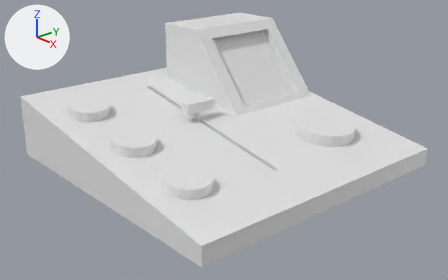
A saved change to the Blender file Blender Assets/control_panel.blend.
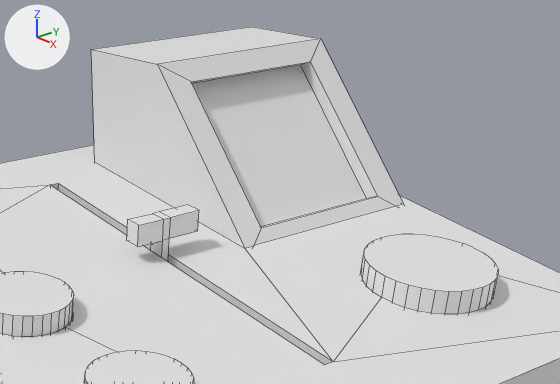
Each version is shown whole from a 50 mm lens placed at (14.17, -12.25, 7.41), pointed at (0.34, -0.22, 0.55), then close up on the part from 27% to 86% of the width and 0% to 64% of the height. Lighting does not change. The marker at upper left points along +X, +Y and +Z. The close-ups show mesh edges as thin lines.

Objects in the first close-up: 'BigButton', 'Button2', 'Button3', 'Panel', 'Screen', 'Slider'.
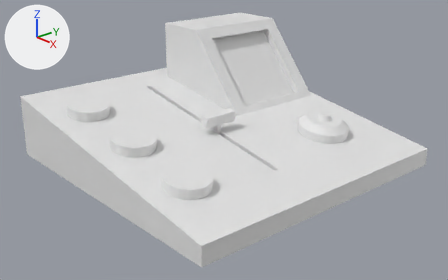
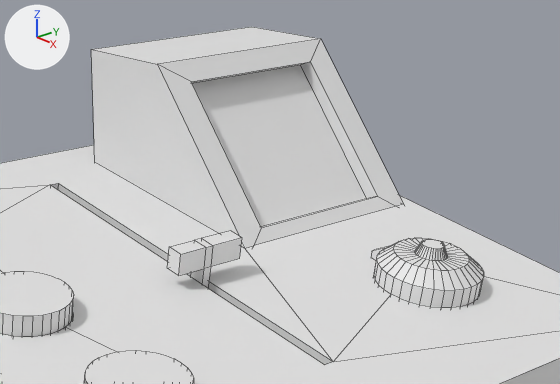
Commit message: Control Panel Update

Diff of the bpy script that builds the scene:
```diff
--- a/Blender Assets/control_panel.blend.py
+++ b/Blender Assets/control_panel.blend.py
@@ me_cylinder_003 @@
 # used by ob_bigbutton; location = (2.09, 2.42, 0.66); rotation_euler = (0.0, 0.138, 0.0), in degrees (0, 7.9, 0); scale = (1.0, 1.0, 0.358)
-me_cylinder_003.from_pydata(...)  # 64 vertices, 34 faces; spans x -1.0..1.0, y -1.0..1.0, z -1.0..1.0
+me_cylinder_003.from_pydata(...)  # 164 vertices, 134 faces; spans x -1.31..1.0, y -1.0..1.0, z -1.0..2.22
+# me_cylinder_003 part 1
+# 2 faces are deleted
+# 100 vertices are added at x -1.31..0.67, y -0.7..0.7, z -0.43..2.22
+# 102 new faces join them
@@ ob_bigbutton @@
 ob_bigbutton.location = (2.09, 2.42, 0.66)
-ob_bigbutton.rotation_euler = (0.0, 0.138, 0.0)  # degrees (0, 7.9, 0)
-ob_bigbutton.scale = (1.0, 1.0, 0.358)
+ob_bigbutton.rotation_euler = (0.0, 0.153, 0.0)  # degrees (0, 8.8, 0)
+ob_bigbutton.scale = (0.8, 0.8, 0.287)
@@ ob_slider @@
 ob_slider = bpy.data.objects.new('Slider', me_cube_003)
-ob_slider.location = (-0.57, -0.49, 1.53)
-ob_slider.rotation_euler = (0.0, 0.112, 0.0)  # degrees (0, 6.4, 0)
+ob_slider.location = (0.41, -0.5, 1.35)
+ob_slider.rotation_euler = (0.00336, 0.169, -0.0161)  # degrees (0.2, 9.7, -0.9)
 ob_slider.scale = (-0.0998, 0.432, 0.128)
```

Changed parts and their boxes (x1, y1, x2, y2) in the close-ups (560 x 384 px):
'Panel', reshaped: (0, 145, 560, 384) in both
'BigButton', reshaped, turned, rescaled: before (361, 234, 498, 314); after (371, 238, 484, 307)
'Slider', moved, turned: before (127, 205, 199, 262); after (167, 231, 242, 288)
part 1 of me_cylinder_003, built on: before (364, 234, 498, 292); after (371, 238, 484, 291)
